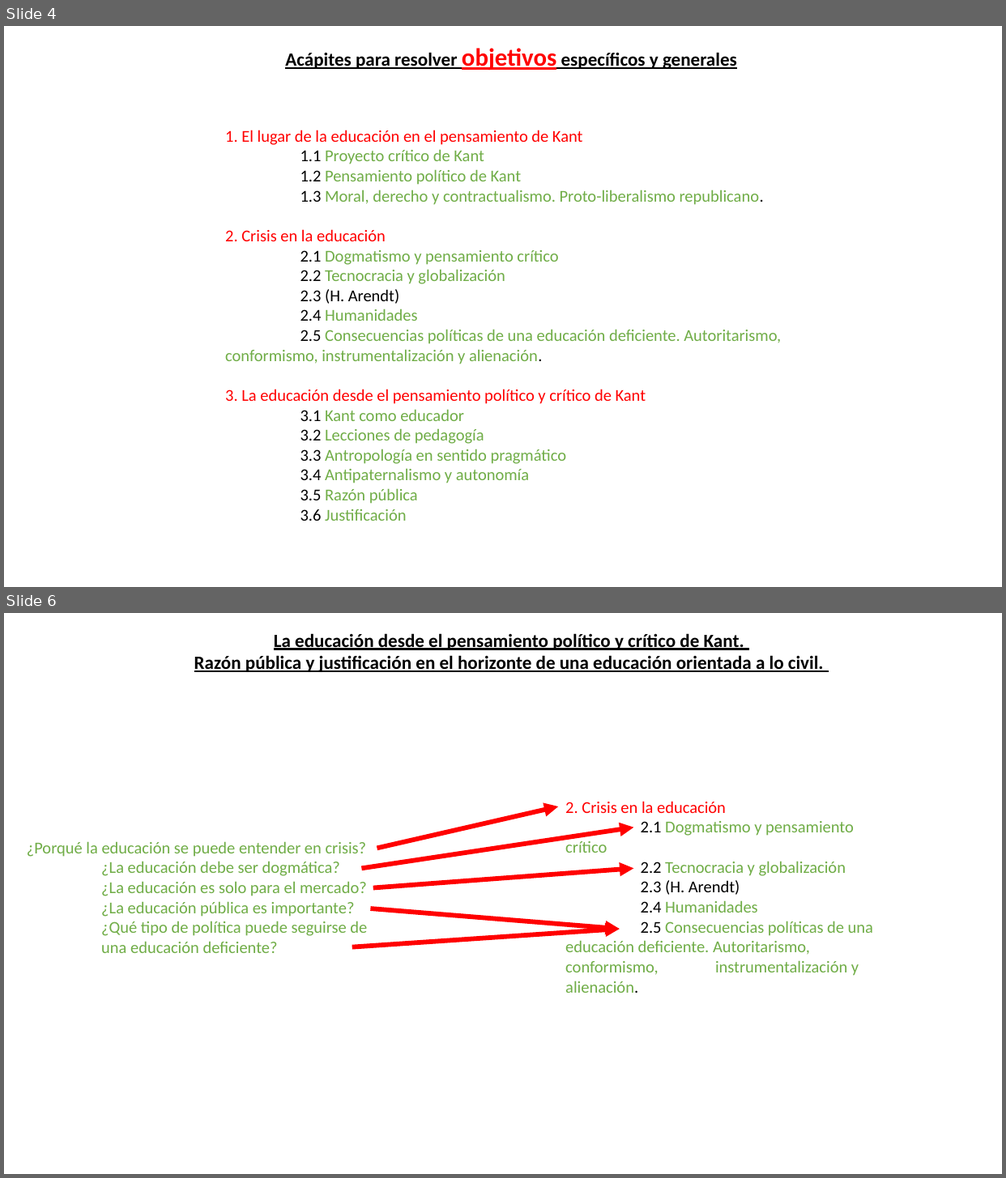
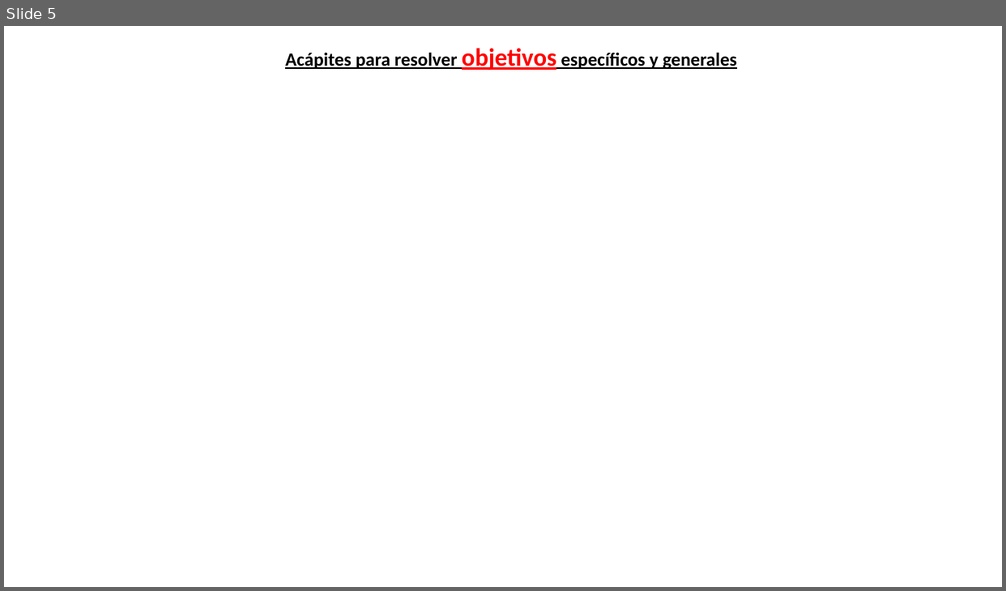
Before and after one commit to zaboltar/zaboltar.github.io, a slide deck: assets uarm/2023 2 UarmPCrit/tesis docs/esquema tesis expo.pptx. Shown one above the other, each under a label of ours: slides 4 and 6 before the commit, slide 5 after it; the slides between them are not shown. The pictures are 1006x1178 and 1006x591 pixels, drawn with LibreOffice and Linux fonts; fonts in the diff are those of the drawing. Boxes give left, top, right and bottom in pixels: in the first picture for what was removed or moved away, otherwise in the second. Text is boxed around its words. In the diff, an @@ line names an element or a change of style, - is before the commit and + after.

```diff
--- a/assets uarm/2023 2 UarmPCrit/tesis docs/esquema tesis expo.pptx
+++ b/assets uarm/2023 2 UarmPCrit/tesis docs/esquema tesis expo.pptx
@@ slide 6 removed at [4, 613, 1002, 1174], background #FFFFFF @@
@@ text removed at [194, 633, 824, 672] @@
-La educación desde el pensamiento político y crítico de Kant.
-Razón pública y justificación en el horizonte de una educación orientada a lo civil.
@@ arrow removed from (377, 848) to (558, 807) @@
@@ text removed at [565, 801, 873, 993] @@
-2. Crisis en la educación
-2.1 Dogmatismo y pensamiento crítico
-2.2 Tecnocracia y globalización
-2.3 (H. Arendt)
-2.4 Humanidades
-2.5 Consecuencias políticas de una educación deficiente. Autoritarismo, conformismo, instrumentalización y alienación.
@@ arrow removed from (362, 868) to (633, 828) @@
@@ text removed at [27, 841, 367, 953] @@
-¿Porqué la educación se puede entender en crisis?
-¿La educación debe ser dogmática?
-¿La educación es solo para el mercado?
-¿La educación pública es importante?
-¿Qué tipo de política puede seguirse de una educación deficiente?
@@ arrow removed from (373, 888) to (633, 868) @@
@@ arrow removed from (371, 909) to (620, 929) @@
@@ arrow removed from (352, 948) to (620, 929) @@
@@ what was slide 4 is now slide 5 @@
@@ slide 5 changed as well @@
@@ text removed at [225, 130, 781, 521] @@
-1. El lugar de la educación en el pensamiento de Kant
-1.1 Proyecto crítico de Kant
-1.2 Pensamiento político de Kant
-1.3 Moral, derecho y contractualismo. Proto-liberalismo republicano.
-2. Crisis en la educación
-2.1 Dogmatismo y pensamiento crítico
-2.2 Tecnocracia y globalización
-2.3 (H. Arendt)
-2.4 Humanidades
-2.5 Consecuencias políticas de una educación deficiente. Autoritarismo, conformismo, instrumentalización y alienación.
-3. La educación desde el pensamiento político y crítico de Kant
-3.1 Kant como educador
-3.2 Lecciones de pedagogía
-3.3 Antropología en sentido pragmático
-3.4 Antipaternalismo y autonomía
-3.5 Razón pública
-3.6 Justificación
```
Also in this commit, not shown: 3 other slides changed, 1 slide added, 20 other slides removed, 22 other files.
